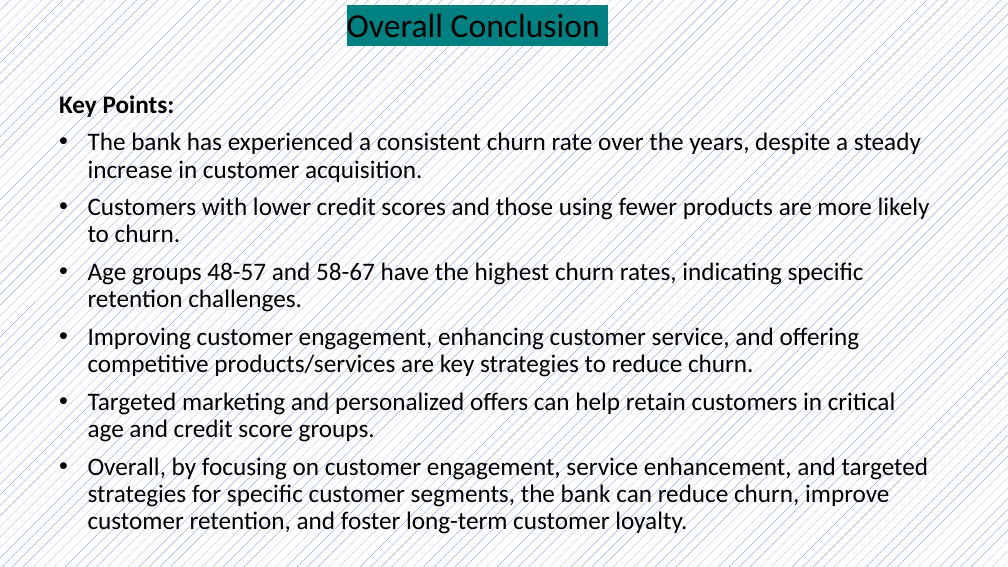
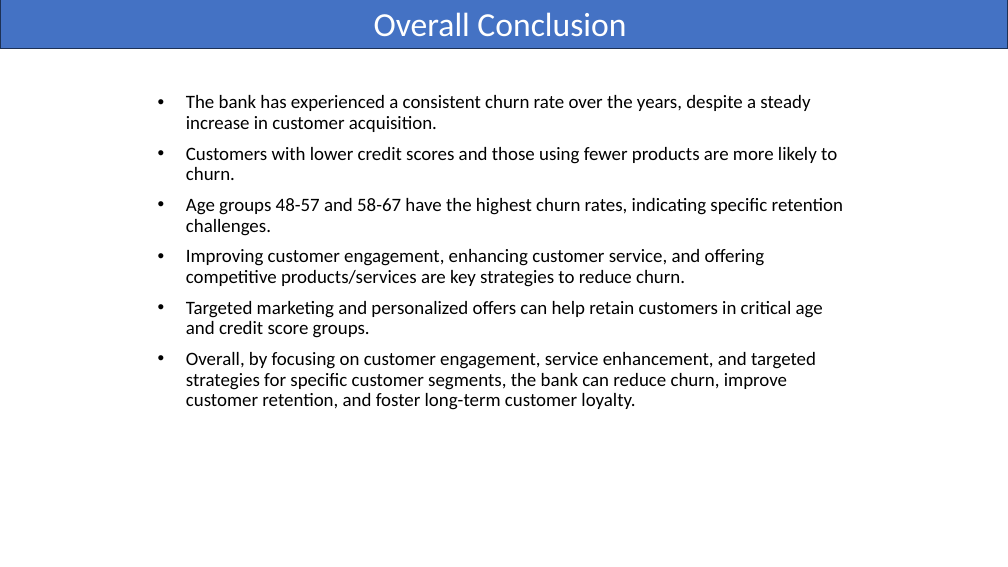
Before and after one commit to Lokesh272000/SQL-Project, a slide deck: slide 16 of Capstone Presentation.pptx. Drawn at 1008x567 pixels with LibreOffice and Linux fonts; fonts in the diff are those of the drawing. Boxes give left, top, right and bottom in pixels: in the first picture for what was removed or moved away, otherwise in the second. Text is boxed around its words. In the diff, an @@ line names an element or a change of style, - is before the commit and + after.

```diff
--- a/Capstone Presentation.pptx
+++ b/Capstone Presentation.pptx
@@ background pattern #4472C4 on #FFFFFF to #FFFFFF @@
@@ rectangle "Overall Conclusion": place and size @@
-rectangle "Overall Conclusion" at (347,13,600,37)
+rectangle "Overall Conclusion" at (0,0,1008,49)
@@ rectangle "Overall Conclusion" at (0,0,1008,49): text colour #000000 to #FFFFFF, highlight #008080 to none; alignment left to centre; line spacing 0.9 to 1; fill none to #4472C4; outline none to #1E3256 1 pt @@
@@ text "The bank has experienced a ...": place and size @@
-text "The bank has experienced a ..." at (59,92,930,536)
+text "The bank has experienced a ..." at (186,95,843,410)
@@ text "The bank has experienced a ..." at (186,95,843,410): size 24 to 18 pt @@
@@ text at (59,92,175,119): paragraph removed @@
-Key Points:
```
Also in this commit, not shown: 19 other slides changed, 1 slide added, 1 slide removed.
